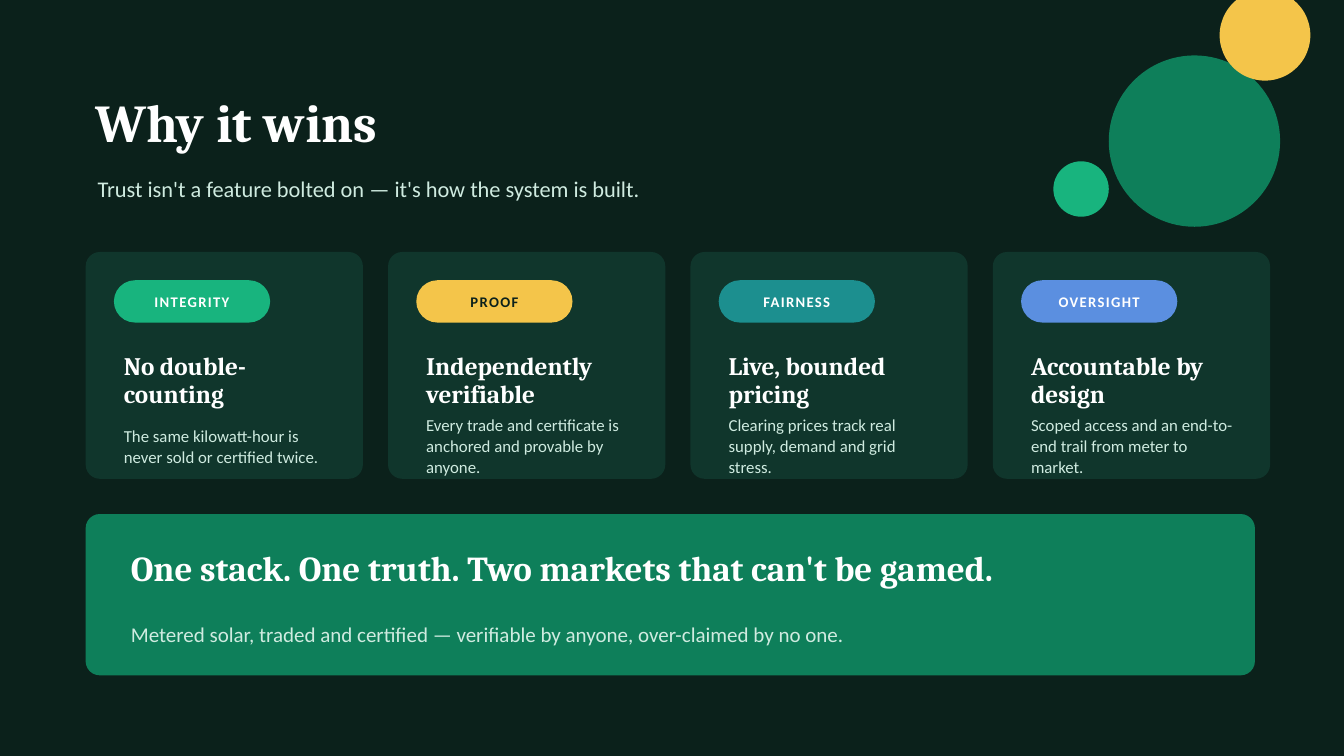
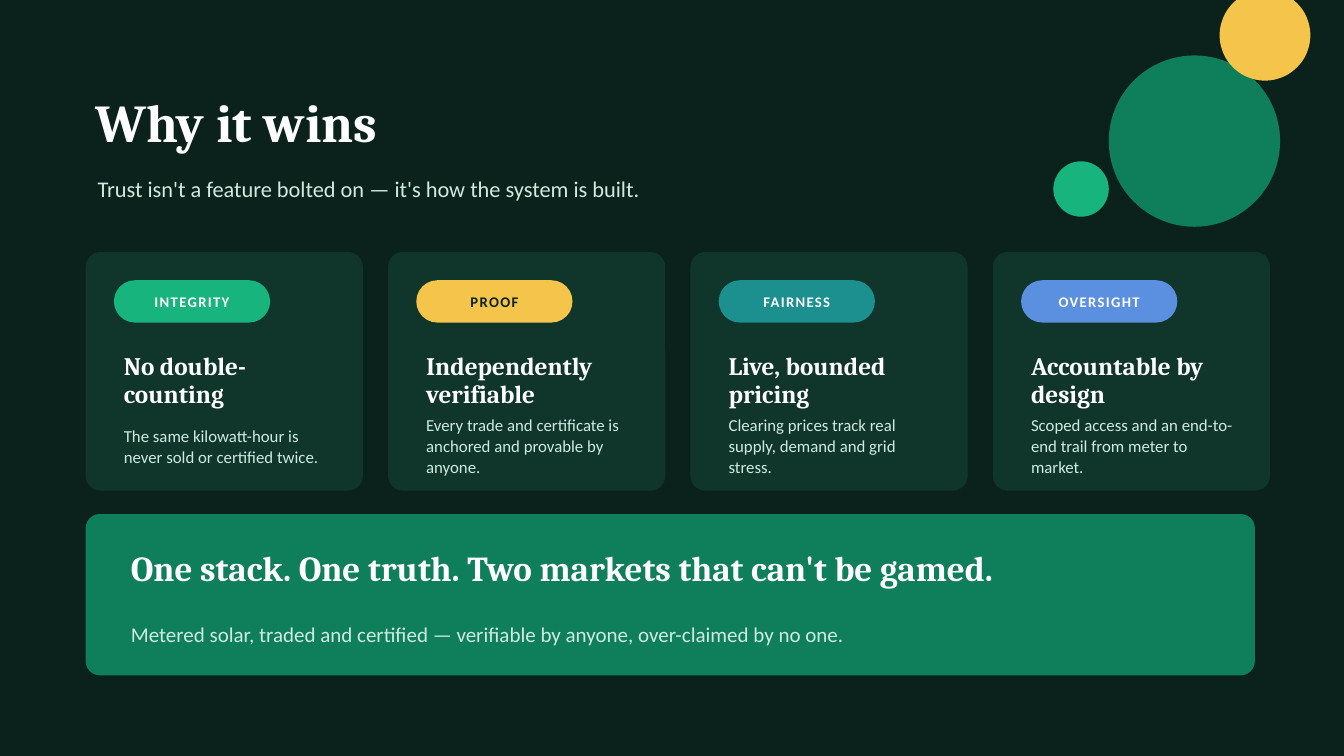
Before and after one commit to biku34/Shakti, a slide deck: slide 8 of Renewable-Energy-Intelligence-Platform.pptx. Drawn at 1344x756 pixels with LibreOffice and Linux fonts; fonts in the diff are those of the drawing. Boxes give left, top, right and bottom in pixels: in the first picture for what was removed or moved away, otherwise in the second. Text is boxed around its words. In the diff, an @@ line names an element or a change of style, - is before the commit and + after.

```diff
--- a/Renewable-Energy-Intelligence-Platform.pptx
+++ b/Renewable-Energy-Intelligence-Platform.pptx
@@ rounded rectangle: place and size @@
-rounded rectangle at bbox=[86, 252, 363, 479]
+rounded rectangle at bbox=[86, 252, 363, 491]
@@ rounded rectangle: place and size @@
-rounded rectangle at bbox=[388, 252, 665, 479]
+rounded rectangle at bbox=[388, 252, 665, 491]
@@ rounded rectangle: place and size @@
-rounded rectangle at bbox=[691, 252, 968, 479]
+rounded rectangle at bbox=[691, 252, 968, 491]
@@ rounded rectangle: place and size @@
-rounded rectangle at bbox=[993, 252, 1270, 479]
+rounded rectangle at bbox=[993, 252, 1270, 491]
```
Also in this commit, not shown: 4 other slides changed, 1 other file.
